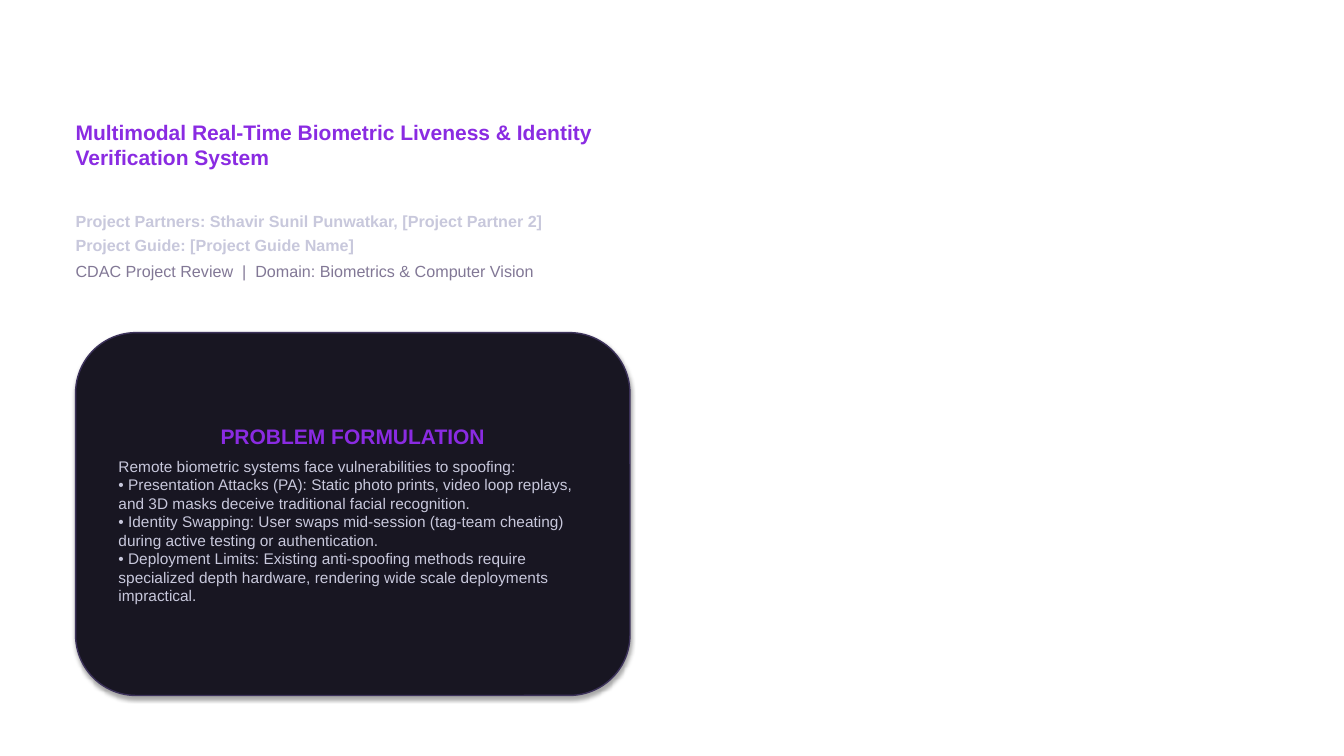
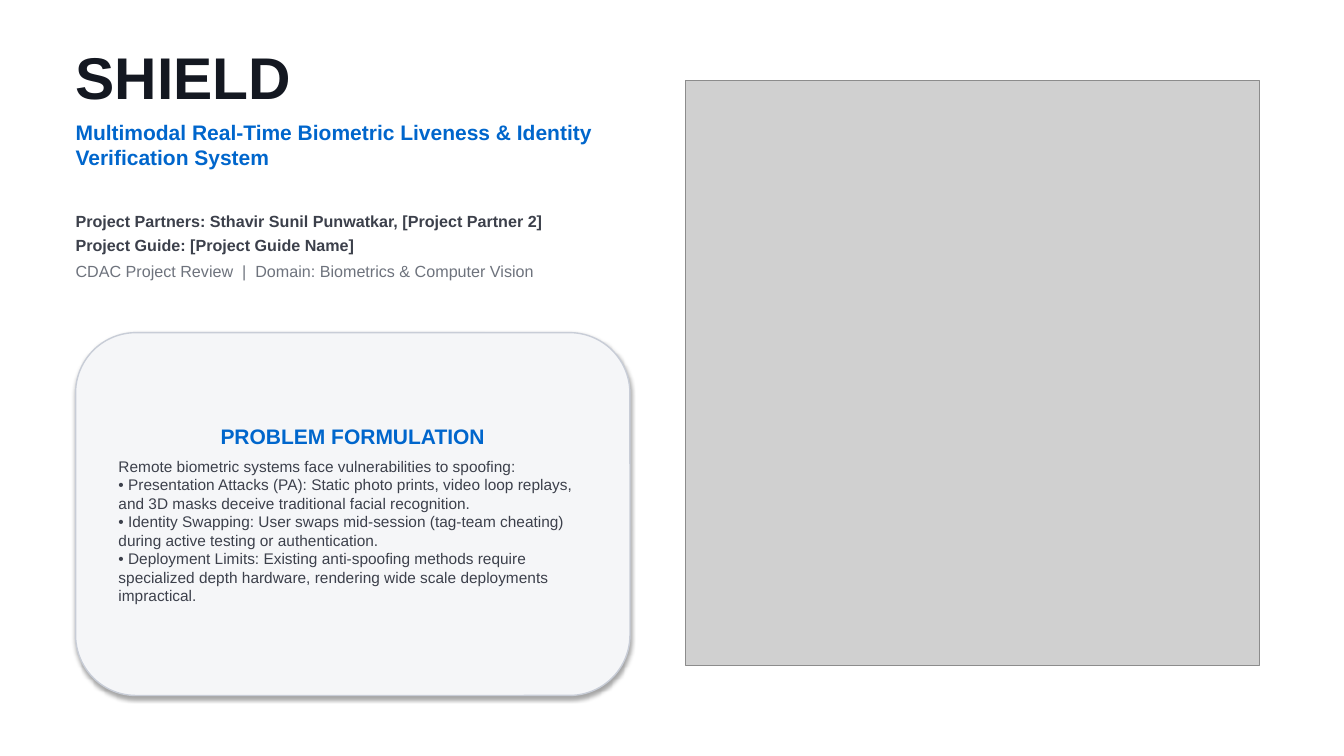
Before and after one commit to sthavirpunwatkar/SHIELD-Secure-Human-Identity-Liveness-Evaluation-Detection, a slide deck: slide 1 of reports/cdac_project_review.pptx. Drawn at 1344x756 pixels with LibreOffice and Linux fonts; fonts in the diff are those of the drawing; grey boxes stand for pictures; background and template pictures are left out. Boxes give left, top, right and bottom in pixels: in the first picture for what was removed or moved away, otherwise in the second. Text is boxed around its words. In the diff, an @@ line names an element or a change of style, - is before the commit and + after.

Commit message:
docs: Change presentation theme to minimal office white, adding bounded pictures on the right side

```diff
--- a/reports/cdac_project_review.pptx
+++ b/reports/cdac_project_review.pptx
@@ text "SHIELD" at <box>76,58,592,169</box>: text colour #FFFFFF to #141821 in "SHIELD"; text colour #8A2BE2 to #0066CC @@
@@ picture added at <box>686,81,1260,665</box> @@
@@ text "Project Partners: Sthavir Sunil Punwatkar, ..." at <box>76,215,542,281</box>: text colour #C8C8DC to #3C404B in "Project Partners: Sthavir Sunil Punwatkar, [Project Partner ...", "Project Guide: [Project Guide Name]"; text colour #827896 to #6E737D in "CDAC Project Review | Domain: Biometrics & ..." @@
@@ rounded rectangle "PROBLEM FORMULATION" at <box>76,333,630,696</box>: text colour #8A2BE2 to #0066CC in "PROBLEM FORMULATION"; text colour #C8C8DC to #3C404B; fill #181622 to #F5F6F8; outline #3C325A 1 pt to #C8CDD7 1 pt @@
```
Also in this commit, not shown: 6 other slides changed, 4 other files.
